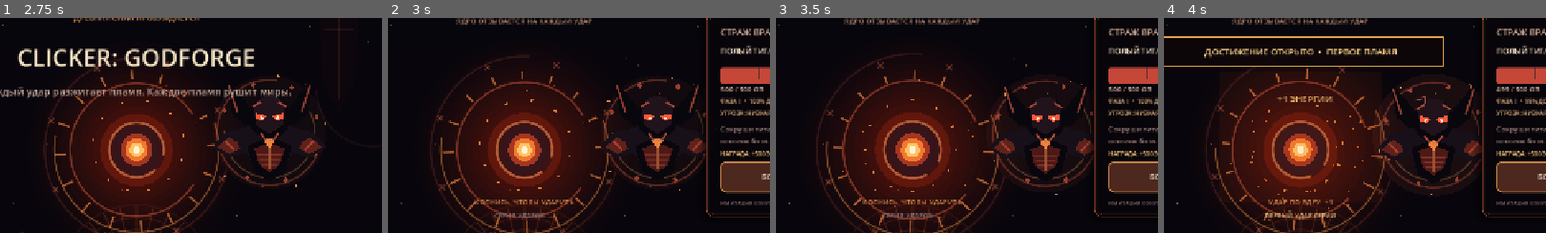
Above: before the commit, frames 1-4 (left to right).
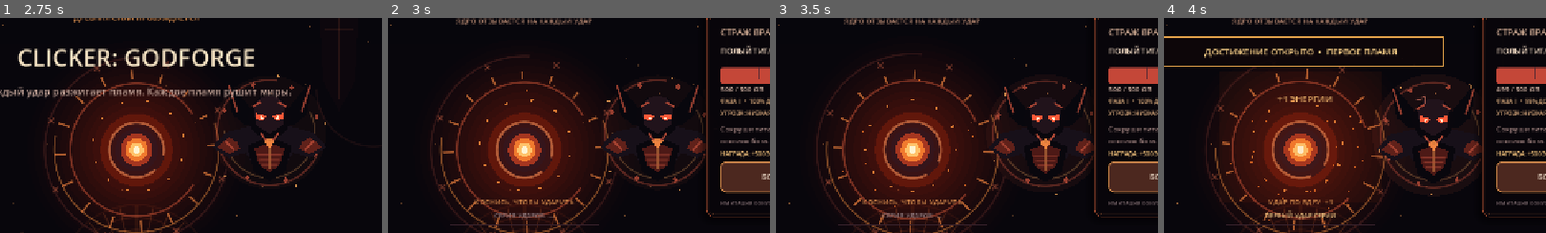
Above: after the commit, the same moments.

Repository: filesgloom-png/CLICKER-GODFORGE-
Game: Godot game, scene res://scenes/main.tscn
Same seed, same stepped clock (60 frames per second), same inputs: the game is played once before the commit and once after it.
Inputs (mouse positions are % of the whole screen's width and height, from its top left):
- Up to frame 1 (2.75 s): no input
- Up to frame 2 (3 s): click "НАЧАТЬ ВОСХОЖДЕНИЕ" at 2.75 s
- Up to frame 3 (3.5 s): no input
- Up to frame 4 (4 s): click (50, 45) at 3.5 s
The pictures show only the part of the screen within x 32-82%, y 17-67%; the shares and areas given below are measured in that part.

Frame 1 is identical in both runs. In frame 2, 0.2% of the frame differs, in the area x 16-56%, y 96-97%; in frame 3, 0.2%; in frame 4, 0.2%.

Commit message:
Add combo timer and milestone pulse feedback

Diff:
--- a/scripts/game.gd
+++ b/scripts/game.gd
@@ -91,6 +91,10 @@
 			if playing and ui_labels.has("combo"):
 				ui_labels["combo"].text = "СЕРИЯ УДАРОВ: —"
 				ui_labels["combo"].add_theme_color_override("font_color", Color("#8c777b"))
+	if ui_labels.has("combo_timer_fill"):
+		var combo_fill: ColorRect = ui_labels["combo_timer_fill"]
+		combo_fill.size.x = 250.0 * clampf(combo_time / 1.5, 0.0, 1.0)
+		combo_fill.color = Color("#ff795f") if combo_count >= 100 else (Color("#ffb56b") if combo_count >= 25 else Color("#e6a45d"))
 	if boss_bar != null and is_instance_valid(boss_bar):
 		boss_bar.modulate = Color(1.0, 1.0 + boss_hit_flash * 0.24, 1.0 + boss_hit_flash * 0.10, 1.0)
 	for popup_index in range(combat_popups.size() - 1, -1, -1):
@@ -481,6 +485,19 @@
 	ui_labels["hit"].horizontal_alignment = HORIZONTAL_ALIGNMENT_CENTER
 	ui_labels["combo"] = _label("СЕРИЯ УДАРОВ: —", Vector2(510, 445), Vector2(260, 22), 11, Color("#8c777b"))
 	ui_labels["combo"].horizontal_alignment = HORIZONTAL_ALIGNMENT_CENTER
+	var combo_timer_track := ColorRect.new()
+	combo_timer_track.position = Vector2(515, 469)
+	combo_timer_track.size = Vector2(250, 4)
+	combo_timer_track.color = Color("#39232d")
+	combo_timer_track.mouse_filter = Control.MOUSE_FILTER_IGNORE
+	add_child(combo_timer_track)
+	var combo_timer_fill := ColorRect.new()
+	combo_timer_fill.position = combo_timer_track.position
+	combo_timer_fill.size = Vector2.ZERO
+	combo_timer_fill.color = Color("#e6a45d")
+	combo_timer_fill.mouse_filter = Control.MOUSE_FILTER_IGNORE
+	add_child(combo_timer_fill)
+	ui_labels["combo_timer_fill"] = combo_timer_fill
 	_panel(Vector2(945, 118), Vector2(305, 340))
 	_label("СТРАЖ ВРАТ МИРА", Vector2(968, 136), Vector2(250, 24), 15, Color("#dfb89e"))
 	ui_labels["boss"] = _label(_boss_name(boss_stage), Vector2(968, 168), Vector2(250, 24), 13, Color("#f0d9c2"))
@@ -873,6 +890,10 @@
 		elif combo_count >= 10:
 			combo_color = Color("#ffe6a0")
 		ui_labels["combo"].add_theme_color_override("font_color", combo_color)
+		ui_labels["combo"].scale = Vector2.ONE
+		var combo_tween := create_tween()
+		combo_tween.tween_property(ui_labels["combo"], "scale", Vector2(1.12, 1.12), 0.07).set_trans(Tween.TRANS_BACK).set_ease(Tween.EASE_OUT)
+		combo_tween.tween_property(ui_labels["combo"], "scale", Vector2.ONE, 0.13).set_trans(Tween.TRANS_CUBIC).set_ease(Tween.EASE_OUT)
 	_check_achievements()
 	hit_flash = 1.0
 	core_recoil = 1.0
@@ -907,6 +928,10 @@
 		var combo_tier_color := Color("#ffe6a0") if combo_count < 50 else (Color("#ffb56b") if combo_count < 250 else Color("#ff795f"))
 		var combo_popup_size := 20 if combo_count < 100 else (23 if combo_count < 500 else 27)
 		combat_popups.append({"text": combo_title, "position": Vector2(640.0, 250.0), "life": 1.35, "size": combo_popup_size, "color": combo_tier_color})
+		if ui_labels.has("combo"):
+			var milestone_tween := create_tween()
+			milestone_tween.tween_property(ui_labels["combo"], "scale", Vector2(1.22, 1.22), 0.08).set_trans(Tween.TRANS_BACK).set_ease(Tween.EASE_OUT)
+			milestone_tween.tween_property(ui_labels["combo"], "scale", Vector2.ONE, 0.18).set_trans(Tween.TRANS_CUBIC).set_ease(Tween.EASE_OUT)
 		critical_flash = maxf(critical_flash, 0.35 if combo_count < 100 else 0.5)
 		for particle_index in range(18 if combo_count < 100 else 32):
 			var burst_angle := rng.randf_range(0.0, TAU)
